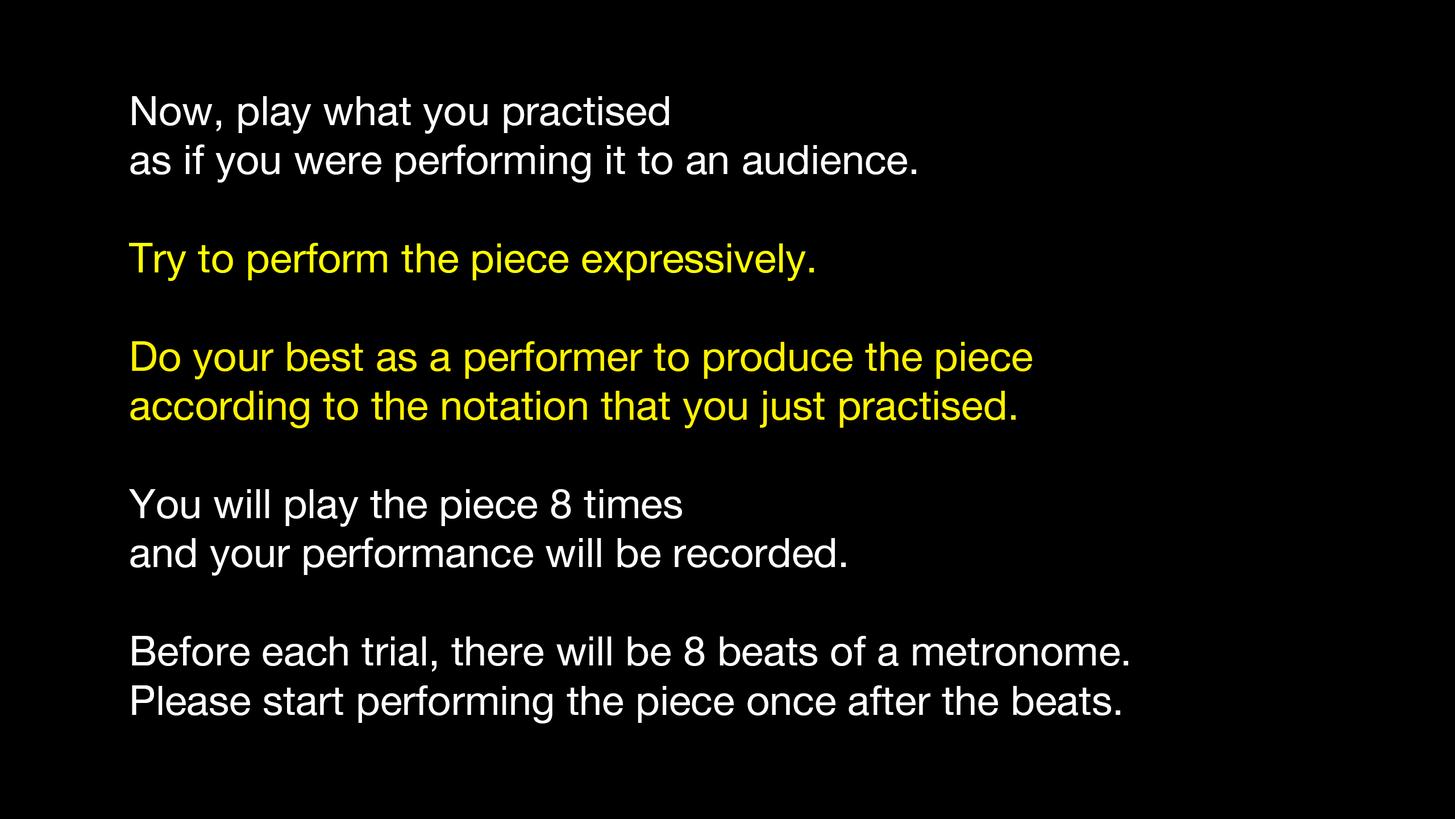
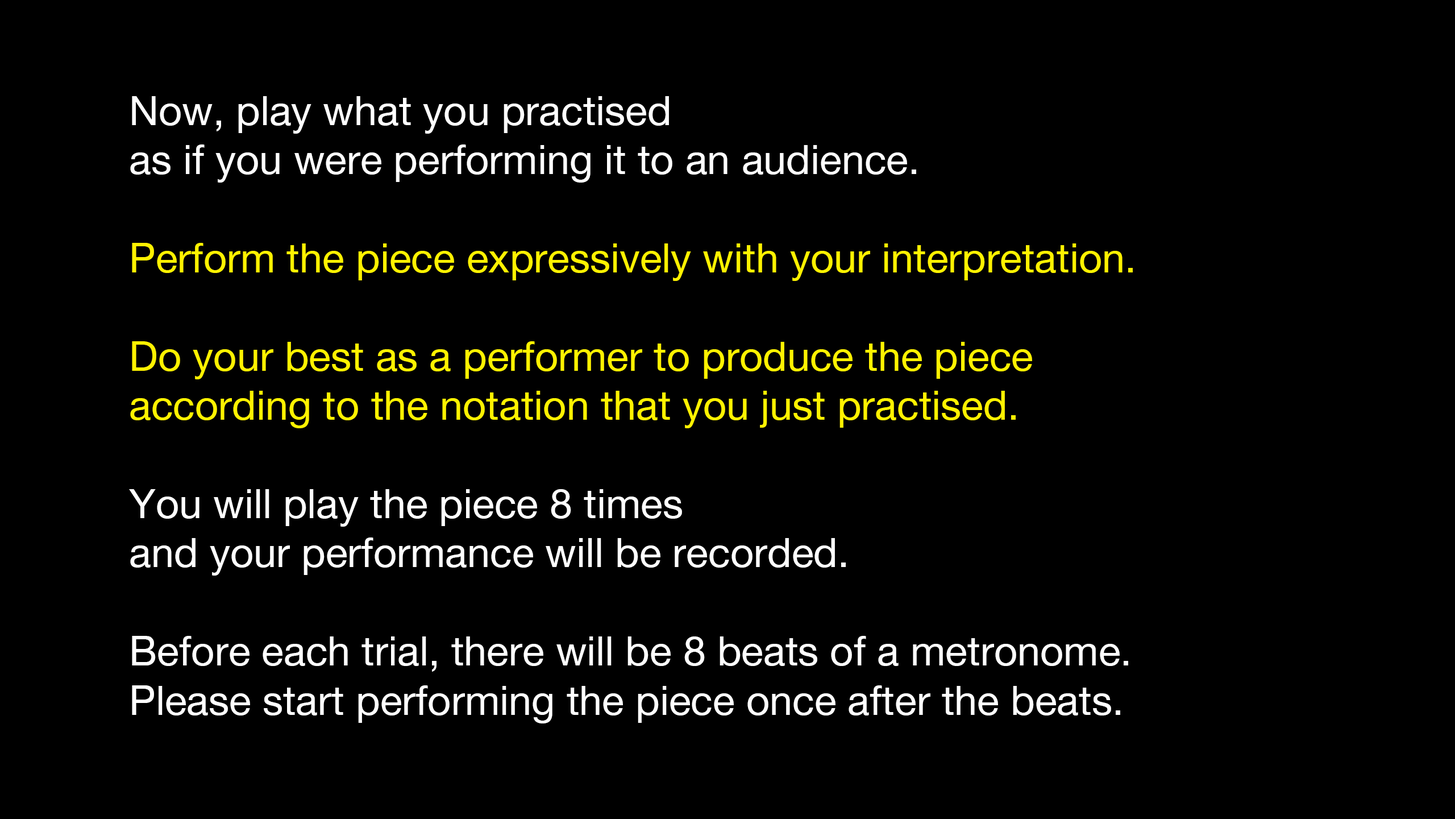
Layers edited between the first and the second 1455px x 819px image:
painted on "Now, play what you practised as if you were performing it to an" over [left=129, top=242, right=1133, bottom=281]
